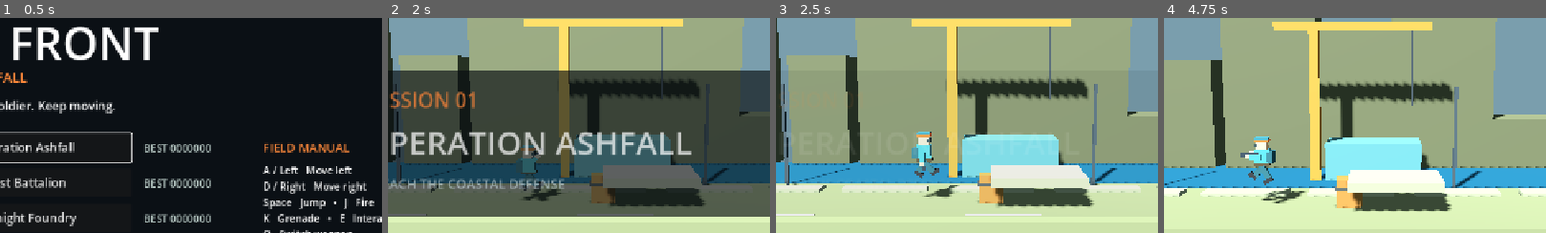
Above: before the commit, frames 1-4 (left to right).
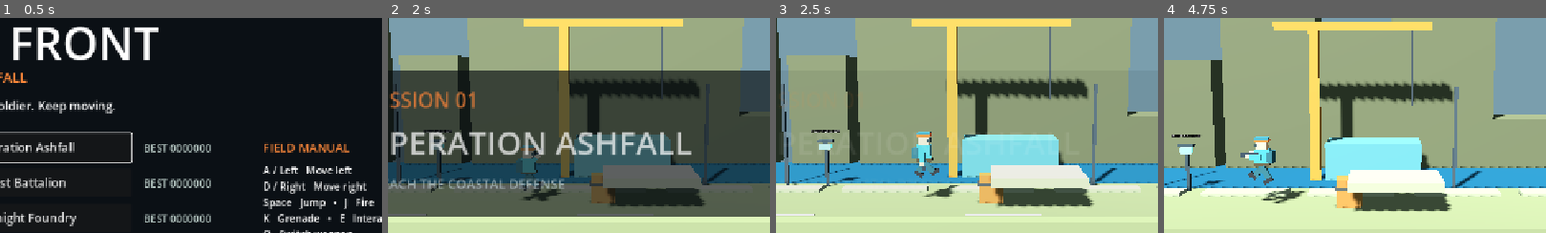
Above: after the commit, the same moments.

Repository: GEEGEEGOOGOO/Iron-Front-
Game: Godot game, scene res://scenes/main.tscn
Two runs of this game, one before a commit and one after it. Both use one fixed random seed, a clock stepped at 60 frames per second and the inputs below.
Inputs (mouse positions are % of the whole screen's width and height, from its top left):
- Up to frame 1 (0.5 s): no input
- Up to frame 2 (2 s): click "01 / Operation Ashfall" at 0.5 s; tap Enter at 1.25 s; move the mouse to (72, 45) at 1.27 s; hold D (move_right) from 1.28 s (still down); hold W (aim_up) from 1.28 s (still down); click (72, 45) at 1.42 s; tap Space (jump) at 1.52 s
- Up to frame 3 (2.5 s): move the mouse to (30, 55) at 2.02 s; release D (move_right) at 2.03 s; release W (aim_up) at 2.03 s; hold Down from 2.03 s (still down); tap S (crouch) at 2.1 s; tap Space (jump) at 2.27 s
- Up to frame 4 (4.75 s): move the mouse to (60, 28) at 2.77 s; release Down at 2.78 s; hold D (move_right) 2.78-3.53 s; hold J (fire) 2.78-3.53 s; move the mouse to (45, 70) at 3.52 s; hold Up 3.53-4.28 s; tap K (fire_secondary) at 3.6 s; click (45, 70) at 3.67 s; tap Space (jump) at 3.77, 4.52 s; move the mouse to (80, 65) at 4.27 s; hold A (move_left) from 4.28 s (still down); tap E (interact) at 4.35 s
The pictures show only the part of the screen within x 22-72%, y 19-69%; the shares and areas given below are measured in that part.

Frame 1 is identical in both runs. In frame 2, 0.3% of the frame differs, in the area x 9-22%, y 52-79%; in frame 3, 0.5%; in frame 4, 0.6%, in the area x 2-16%, y 54-81%.

Commit message:
Show active checkpoint markers

Diff:
--- a/scripts/levels/level.gd
+++ b/scripts/levels/level.gd
@@ -17,6 +17,8 @@
 var pows: Array[Node3D] = []
 var checkpoint_index := 0
 var checkpoint_wave_index := 0
+var checkpoint_lamps: Array[MeshInstance3D] = []
+var checkpoint_labels: Array[Label3D] = []
 var tank: CharacterBody3D
 var ladders: Array[ClimbLadder] = []
 var elevators: Array[FreightElevator] = []
@@ -67,6 +69,7 @@
 		if i % 3 == 0:
 			ModelFactory.box(self, Vector3(0.15, 5, 0.15), Vector3(x, 2.5, -3), Color(0.18, 0.22, 0.24))
 	build_theme_props()
+	build_checkpoint_markers()
 	build_ladders()
 	build_elevators()
 	for i in data.platform_positions.size():
@@ -112,6 +115,30 @@
 	var pickup = PoolManager.acquire("pickup")
 	if pickup:
 		pickup.setup(pos, kind)
+func build_checkpoint_markers() -> void:
+	for i in data.checkpoint_positions.size():
+		var marker := Node3D.new()
+		marker.name = "Checkpoint%d" % i
+		marker.position = Vector3(data.checkpoint_positions[i], 0, -2.9)
+		add_child(marker)
+		ModelFactory.box(marker, Vector3(0.16, 2.2, 0.16), Vector3(0, 1.1, 0), Color(0.15, 0.2, 0.22))
+		ModelFactory.box(marker, Vector3(0.7, 0.12, 0.35), Vector3(0, 2.25, 0), Color(0.15, 0.2, 0.22))
+		var lamp := ModelFactory.box(marker, Vector3(0.54, 0.28, 0.25), Vector3(0, 2.0, 0.12), Color(0.95, 0.45, 0.08))
+		lamp.material_override = ModelFactory.material(Color(0.95, 0.45, 0.08), 1.5)
+		checkpoint_lamps.append(lamp)
+		var label := Label3D.new()
+		label.text = "CHECKPOINT"
+		label.position = Vector3(0, 2.7, 0)
+		label.font_size = 26
+		label.billboard = BaseMaterial3D.BILLBOARD_ENABLED
+		marker.add_child(label)
+		checkpoint_labels.append(label)
+	activate_checkpoint_marker(0)
+func activate_checkpoint_marker(index: int) -> void:
+	if index < 0 or index >= checkpoint_lamps.size():
+		return
+	checkpoint_lamps[index].material_override = ModelFactory.material(Color(0.18, 0.9, 0.55), 2.0)
+	checkpoint_labels[index].text = "CHECKPOINT SECURED"
 func _physics_process(delta: float) -> void:
 	if GameManager.state != GameManager.State.PLAYING:
 		return
@@ -148,6 +175,7 @@
 		if i > checkpoint_index and player.position.x >= data.checkpoint_positions[i] and not encounter:
 			checkpoint_index = i
 			checkpoint_wave_index = wave_index
+			activate_checkpoint_marker(i)
 			GameManager.checkpoint = Vector3(data.checkpoint_positions[i], 1, 0)
 			banner = "CHECKPOINT SECURED"
 			banner_time = 2
--- a/tests/wave_regression.gd
+++ b/tests/wave_regression.gd
@@ -35,6 +35,9 @@
 	level._physics_process(1.0 / 60.0)
 	assert(level.checkpoint_wave_index == 1, "Checkpoint must capture the currently pending wave")
 	assert(GameManager.checkpoint.x == 40, "Checkpoint must record its world position")
+	assert(level.checkpoint_labels.size() == level.data.checkpoint_positions.size(), "Every authored checkpoint must have a visible marker")
+	assert(level.checkpoint_labels[1].text == "CHECKPOINT SECURED", "Activated checkpoint marker must change state")
+	assert(level.checkpoint_labels[2].text == "CHECKPOINT", "Future checkpoint must remain inactive")
 	level.checkpoint_wave_index = 2
 	GameManager.elapsed = 20
 	level.reset_encounter()
Not shown, changed: docs/progress.md
Not shown, changed: docs/requirements-audit.md
